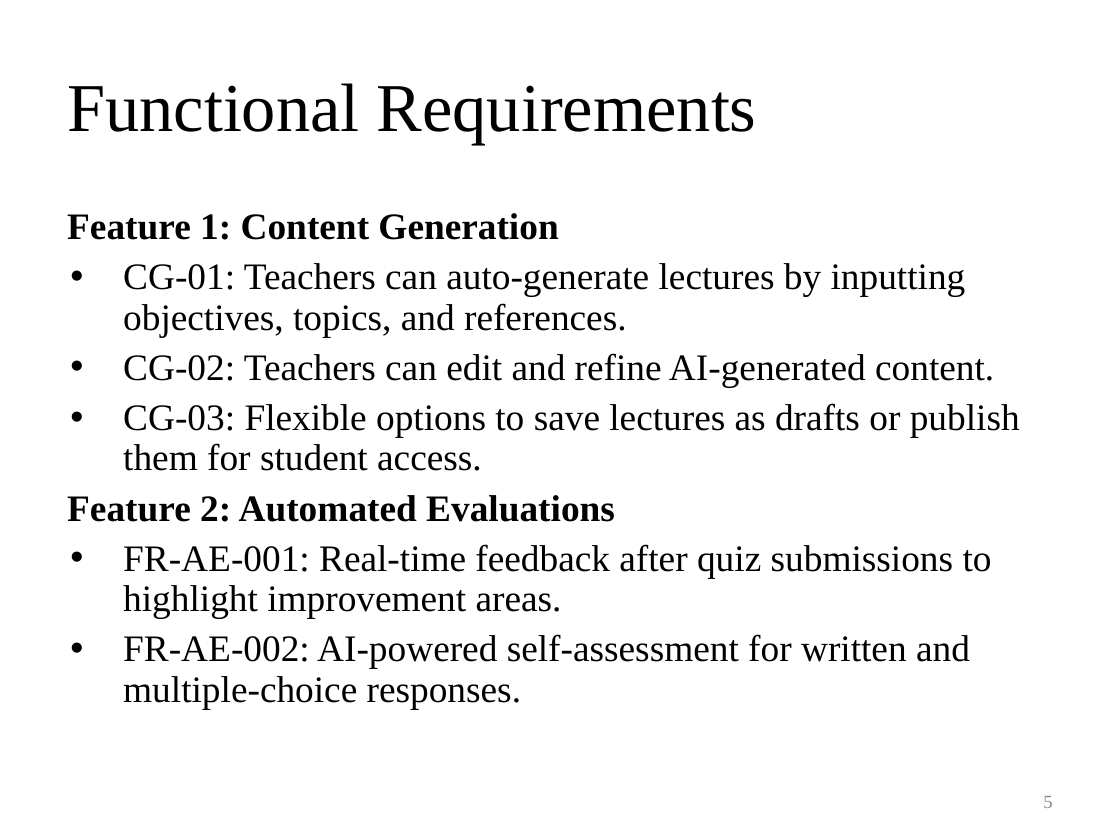
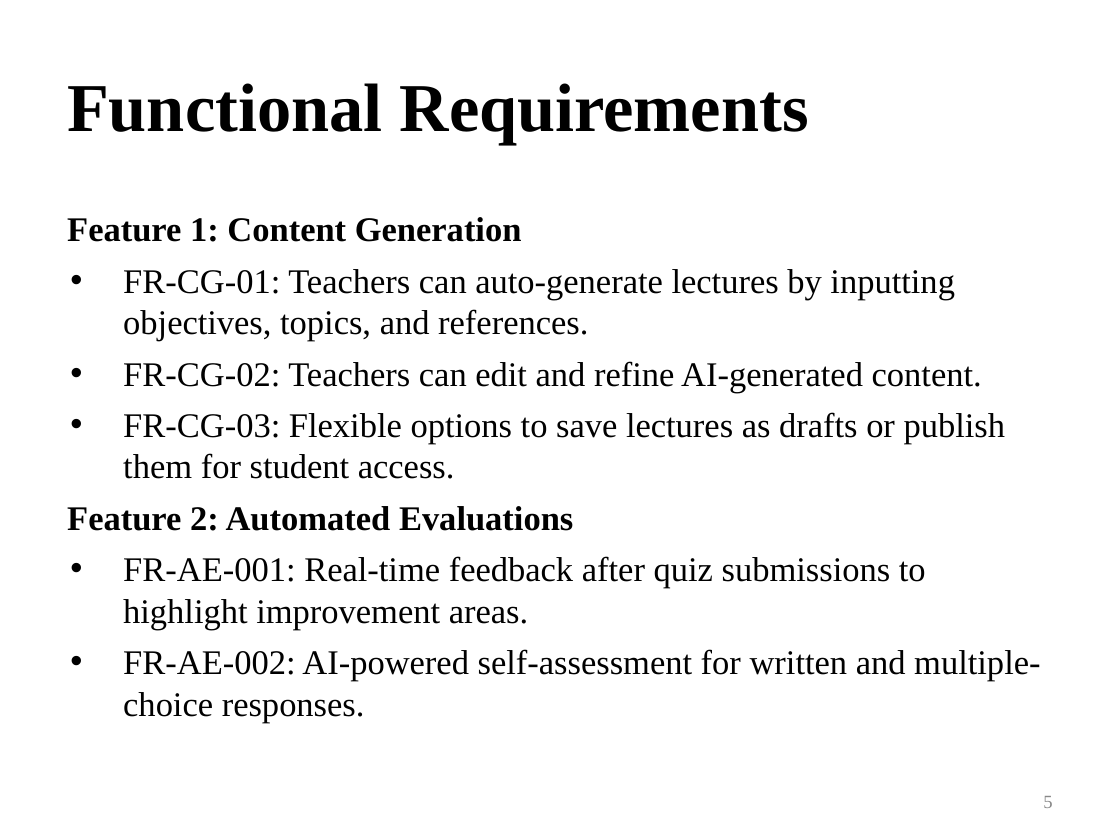
Before and after one commit to laibabintatahir/FYP-DOCS, a slide deck: slide 5 of LMS_60%.pptx. Drawn at 1120x840 pixels with LibreOffice and Linux fonts; fonts in the diff are those of the drawing. Boxes give left, top, right and bottom in pixels: in the first picture for what was removed or moved away, otherwise in the second. Text is boxed around its words. In the diff, an @@ line names an element or a change of style, - is before the commit and + after.

```diff
--- a/LMS_60%.pptx
+++ b/LMS_60%.pptx
@@ title "Functional Requirements" at bbox=[67, 83, 809, 144]: bold on @@
@@ text at bbox=[67, 217, 1040, 722]: size 24 to 22.2 pt in "Feature 1: Content Generation", "Feature 2: Automated Evaluations", "FR-AE-001: Real-time feedback after quiz submissions to ...", "FR-AE-002: AI-powered self-assessment for written and multip ..."; line spacing 0.9 to 1 @@
@@ text at bbox=[123, 269, 1006, 479]: text changed; size 24 to 22.2 pt @@
-• CG-01: Teachers can auto-generate lectures by inputting objectives, topics, and references.
-• CG-02: Teachers can edit and refine AI-generated content.
-• CG-03: Flexible options to save lectures as drafts or publish them for student access.
+• FR-CG-01: Teachers can auto-generate lectures by inputting objectives, topics, and references.
+• FR-CG-02: Teachers can edit and refine AI-generated content.
+• FR-CG-03: Flexible options to save lectures as drafts or publish them for student access.
```
Also in this commit, not shown: 13 other slides changed, 2 slides added, 1 slide removed, 18 other files.
